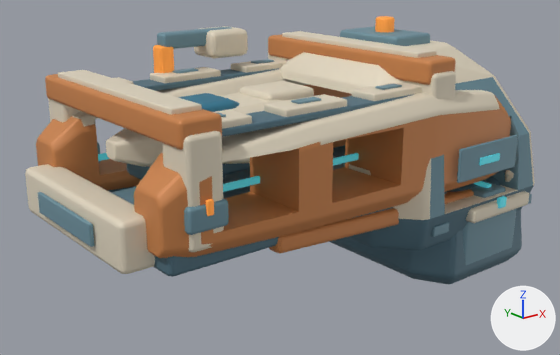
The Blender file space-battleship/art_sources/planet_facilities_v5/shipyard.blend: old version first, new version second.
The view is the same before and after, from a 50 mm lens placed at (-4.51, -4.3, 2.07), pointed at (-1.04, 0.04, 0.34). The axes (+X, +Y, +Z) are drawn at lower right. The lights are the same throughout. The first picture is the older version.

Before the edit, the objects in view are built like this:
```python
me_continuous_ochre_berth_pressure_cheek = bpy.data.meshes.new('Continuous ochre berth pressure cheek')
me_continuous_ochre_berth_pressure_cheek.from_pydata(...)  # 255 vertices, 232 faces; spans x -2.57..0.56, y -0.98..-0.42, z 0.29..1.04
# faces by material slot: [185, 47]
me_continuous_ochre_berth_pressure_cheek.materials.append(mat_shipyard_structural_ochre)  # orange #ce864d
me_continuous_ochre_berth_pressure_cheek.materials.append(mat_ivory_armor)  # pale yellow #e5dac4
me_cube_078 = bpy.data.meshes.new('Cube.078')
me_cube_078.from_pydata(...)  # 56 vertices, 54 faces; spans x -0.175..0.175, y -0.15..0.15, z -0.105..0.105
me_cube_078.materials.append(mat_ivory_armor)  # pale yellow #e5dac4
me_faceted_blue_cockpit_canopy = bpy.data.meshes.new('Faceted blue cockpit canopy')
me_faceted_blue_cockpit_canopy.from_pydata(...)  # 138 vertices, 132 faces; spans x -2.17..-1.47, y -0.189..0.189, z 0.85..1.03
me_faceted_blue_cockpit_canopy.materials.append(mat_shuttle_cockpit_glass)  # cyan #357c97
ob_continuous_ochre_berth_pressure_cheek = bpy.data.objects.new('Continuous ochre berth pressure cheek', me_continuous_ochre_berth_pressure_cheek)
ob_continuous_ochre_berth_pressure_cheek.parent = ob_facility
ob_continuous_ochre_berth_pressure_cheek.location = (0.0, 0.0, 0.0)
ob_crane_sliding_armored_saddle = bpy.data.objects.new('Crane sliding armored saddle', me_cube_078)
ob_crane_sliding_armored_saddle.parent = ob_craneslide
ob_crane_sliding_armored_saddle.location = (-1.02, 0.81, 1.26)
ob_faceted_blue_cockpit_canopy = bpy.data.objects.new('Faceted blue cockpit canopy', me_faceted_blue_cockpit_canopy)
ob_faceted_blue_cockpit_canopy.parent = ob_docked_small_craft
ob_faceted_blue_cockpit_canopy.location = (0.0, 0.0, 0.0)
# also in view: 'Shuttle ivory rear armor' at (-1.1, 0.0, 0.99); 'Berth recessed dark crown' at (-1.43, -0.7, 1.01); 'Deep blue shuttle belly' at (-1.54, 0.0, 0.63); 'Upper armor cassette on pressure cheek.005' at (-0.69, 0.7, 1.05); 'Dock portal upper armor.001' at (-2.31, 0.0, 1.15)
```
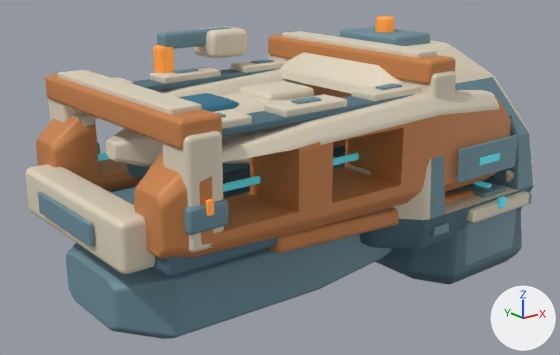
Commit message: Carry shipyard launch pan into tapered pressure keel

Pixel boxes [x1, y1, x2, y2] of what changed, in the pictures (560 x 355 px):
'Dock integrated tapered lower keel', added (cyan)
    after: [66, 234, 392, 339]

The change in detail:
Mesh me_dock_integrated_tapered_lower_keel is new.
It has 144 vertices, 138 faces and spans x -2.63..0.02, y -0.61..0.61, z -0.37..0.18.
It uses material mat_blue_service_housing (cyan #6f93a0).
Object 'Dock integrated tapered lower keel' (ob_dock_integrated_tapered_lower_keel) is new; it shows me_dock_integrated_tapered_lower_keel.
Its parent is ob_facility.
Its location is (0.0, 0.0, 0.0).
